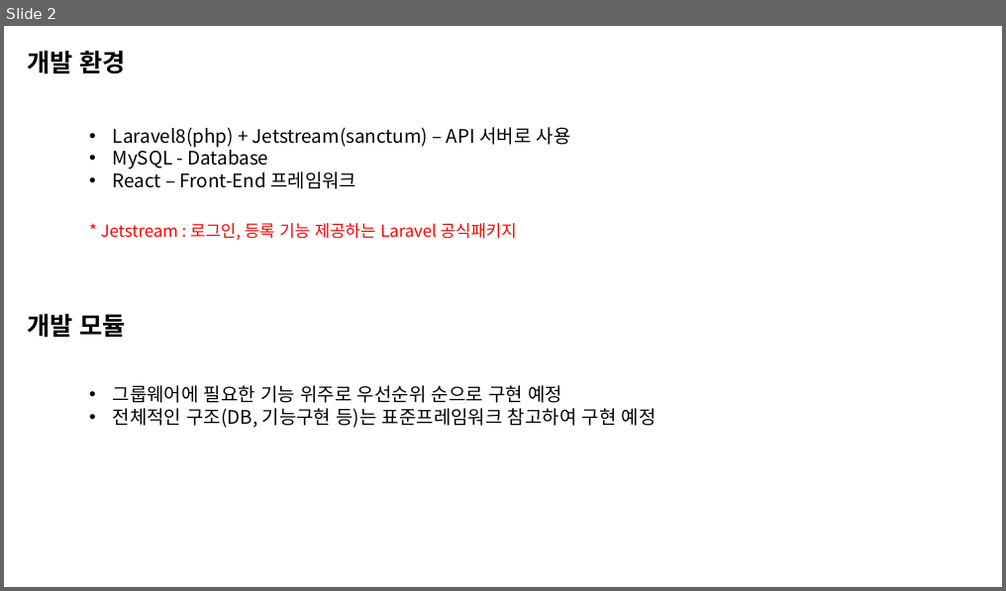
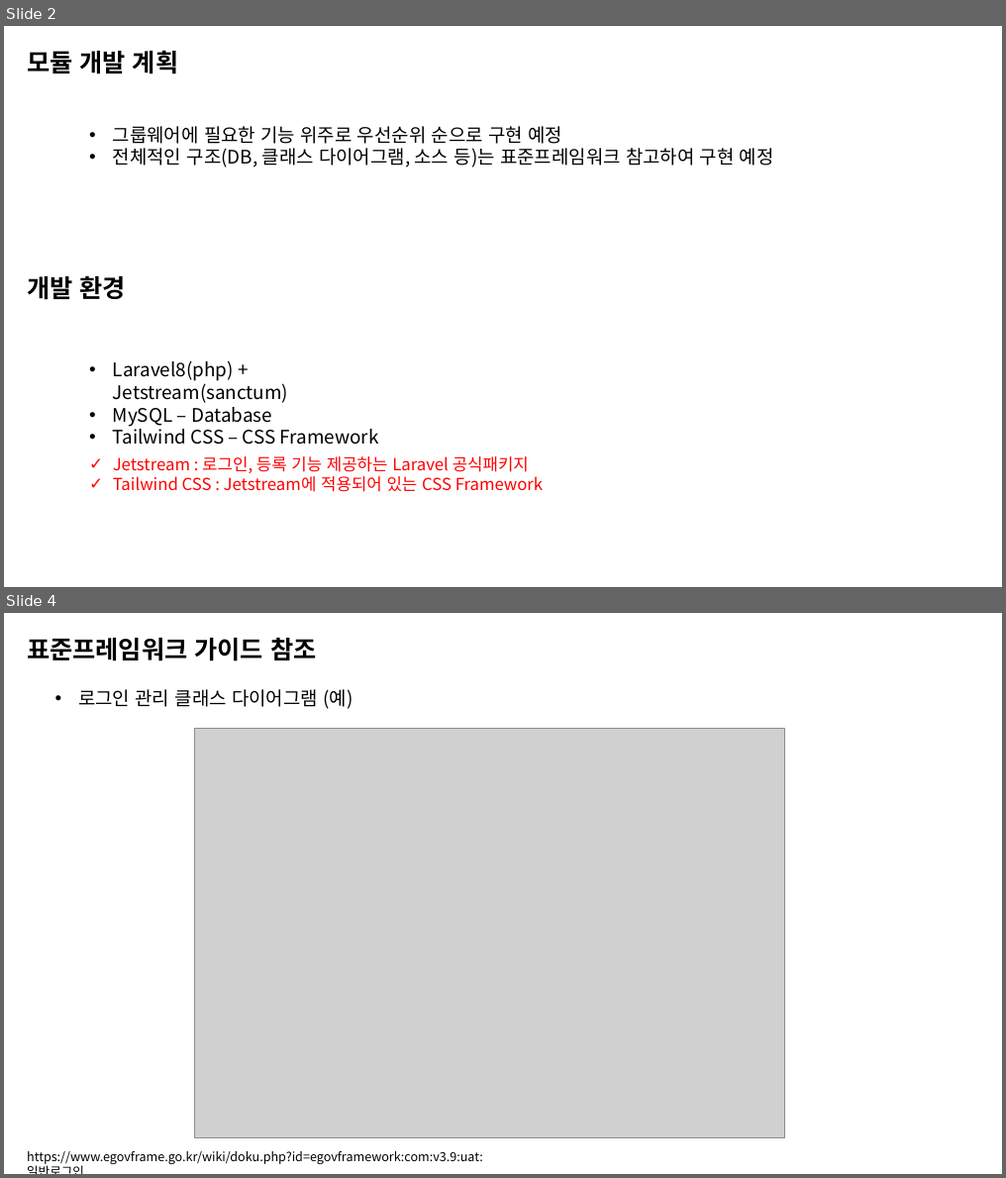
Before and after one commit to ryong890314/laravel-component, a slide deck: doc/Laravel 모듈 개발기획안.pptx. Shown one above the other, each under a label of ours: slide 2 before the commit, slides 2 and 4 after it; the slides between them are not shown. The pictures are 1006x591 and 1006x1178 pixels, drawn with LibreOffice and Linux fonts; fonts in the diff are those of the drawing; grey boxes stand for pictures. Boxes give left, top, right and bottom in pixels: in the first picture for what was removed or moved away, otherwise in the second. Text is boxed around its words. In the diff, an @@ line names an element or a change of style, - is before the commit and + after.

```diff
--- a/doc/Laravel 모듈 개발기획안.pptx
+++ b/doc/Laravel 모듈 개발기획안.pptx
@@ slide 4 added at box(4, 613, 1002, 1174), background #FFFFFF @@
@@ text added at box(27, 637, 316, 662), 24 pt, text #000000, bold @@
+표준프레임워크 가이드 참조
@@ text added at box(78, 689, 352, 709), 18 pt, text #000000 @@
+• 로그인 관리 클래스 다이어그램 (예)
@@ picture added at box(195, 728, 785, 1138) @@
@@ text added at box(27, 1152, 483, 1164), 12 pt, text #000000 @@
+https://www.egovframe.go.kr/wiki/doku.php?id=egovframework:com:v3.9:uat:일반로그인
@@ slide 2 changed as well @@
@@ text at box(27, 50, 178, 75): text changed @@
-개발 모듈
+모듈 개발 계획
@@ text "그룹웨어에 필요한 기능 위주로 우선순위 ...": place and size @@
-text "그룹웨어에 필요한 기능 위주로 우선순위 ..." at box(113, 385, 656, 428)
+text "그룹웨어에 필요한 기능 위주로 우선순위 ..." at box(113, 126, 774, 168)
@@ text at box(113, 148, 774, 168): text changed @@
-• 전체적인 구조(DB, 기능구현 등)는 표준프레임워크 참고하여 구현 예정
+• 전체적인 구조(DB, 클래스 다이어그램, 소스 등)는 표준프레임워크 참고하여 구현 예정
@@ text "개발 환경": place and size @@
-text "개발 환경" at box(27, 50, 126, 75)
+text "개발 환경" at box(27, 275, 126, 300)
@@ text at box(113, 361, 379, 445): text changed @@
-• Laravel8(php) + Jetstream(sanctum) – API 서버로 사용
-• MySQL - Database
-• React – Front-End 프레임워크
+• Laravel8(php) + Jetstream(sanctum)
+• MySQL – Database
+• Tailwind CSS – CSS Framework
@@ text at box(113, 457, 543, 492): text changed @@
-* Jetstream : 로그인, 등록 기능 제공하는 Laravel 공식패키지
+✓ Jetstream : 로그인, 등록 기능 제공하는 Laravel 공식패키지
+✓ Tailwind CSS : Jetstream에 적용되어 있는 CSS Framework
```
Also in this commit, not shown: 1 other slide changed, 3 other slides added, 2 slides removed.
